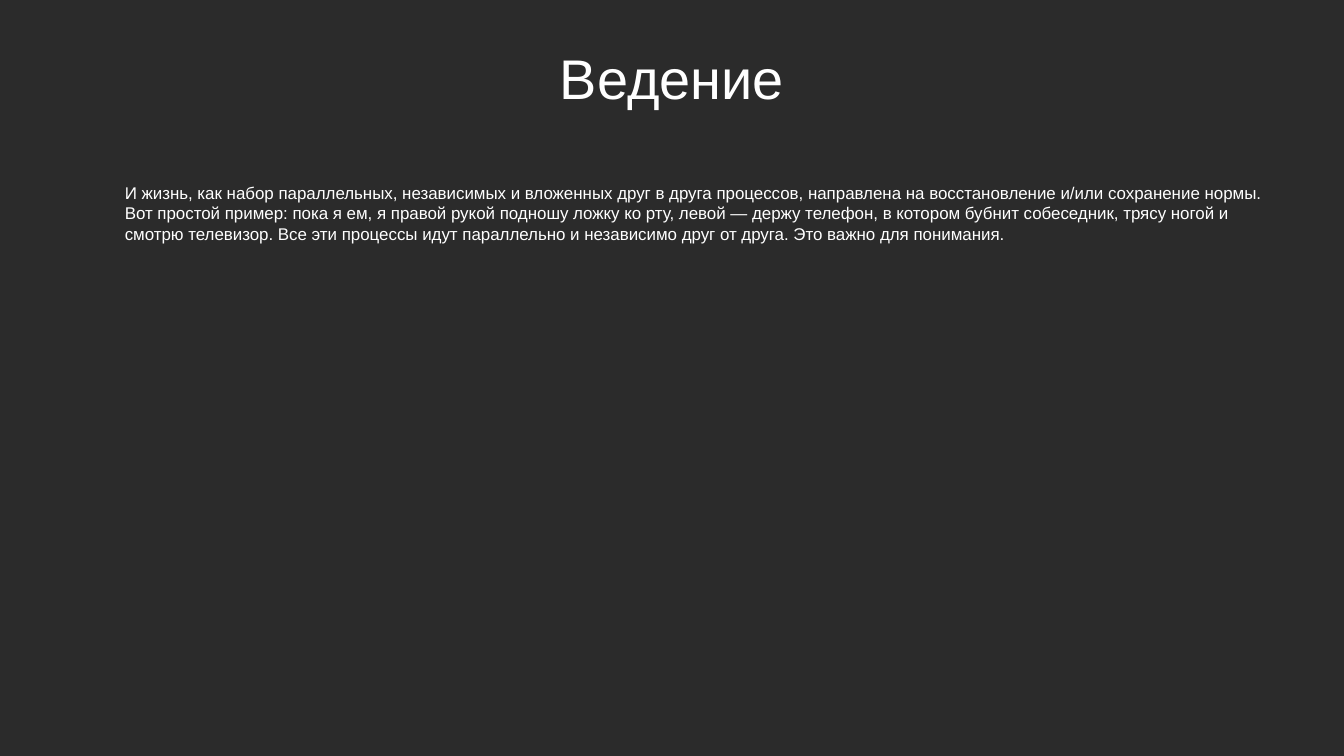
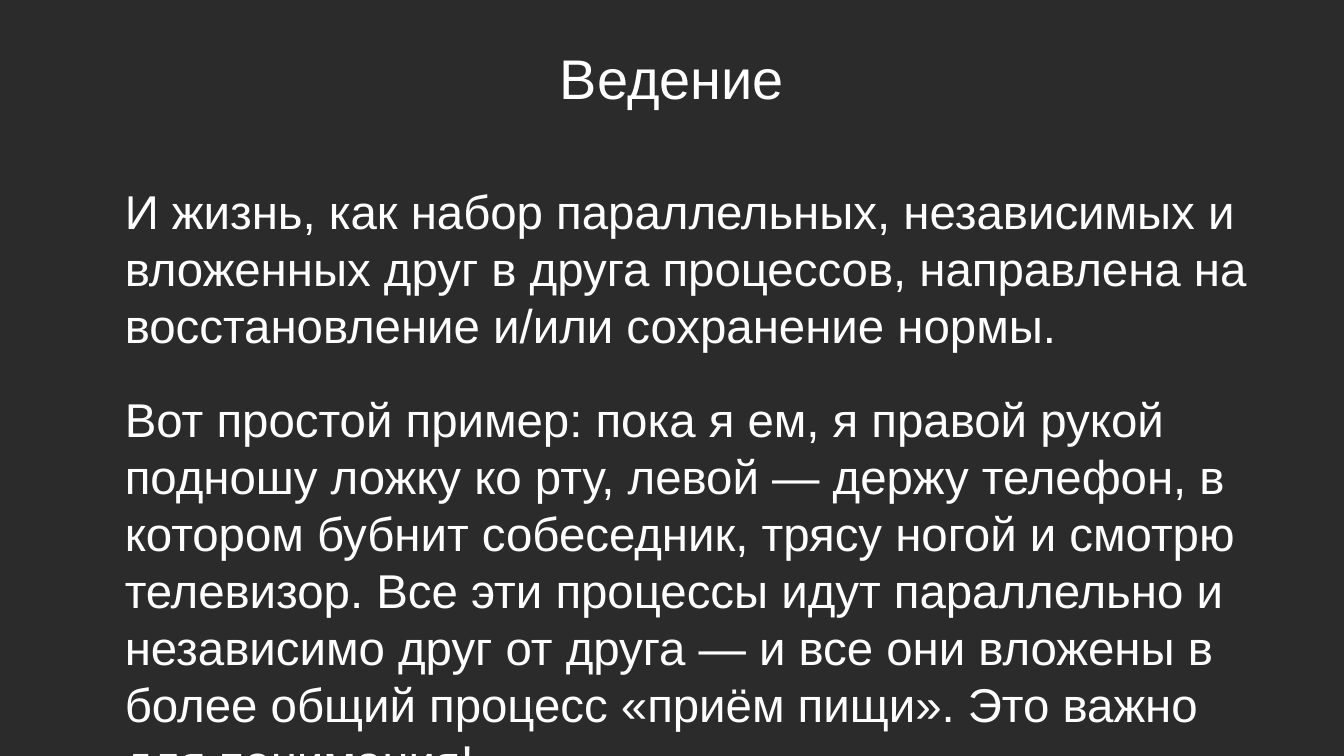
Before and after one commit to Chularev/articles, a slide deck: slide 5 of Psychology/Гомеостаз и мотивация (практика).odp. Drawn at 1344x756 pixels with LibreOffice and Linux fonts; fonts in the diff are those of the drawing; background and template pictures are left out; a plain dark background stands for a picture behind light text. Boxes give left, top, right and bottom in pixels: in the first picture for what was removed or moved away, otherwise in the second. Text is boxed around its words. In the diff, an @@ line names an element or a change of style, - is before the commit and + after.

Commit message:
Tmp

```diff
--- a/Psychology/Гомеостаз и мотивация (практика).odp
+++ b/Psychology/Гомеостаз и мотивация (практика).odp
@@ text at <box>125,194,1247,731</box>: text changed; size 10 to 28 pt @@
-И жизнь, как набор параллельных, независимых и вложенных друг в друга процессов, направлена на восстановление и/или сохранение нормы. Вот простой пример: пока я ем, я правой рукой подношу ложку ко рту, левой — держу телефон, в котором бубнит собеседник, трясу ногой и смотрю телевизор. Все эти процессы идут параллельно и независимо друг от друга. Это важно для понимания.
+И жизнь, как набор параллельных, независимых и вложенных друг в друга процессов, направлена на восстановление и/или сохранение нормы.
+Вот простой пример: пока я ем, я правой рукой подношу ложку ко рту, левой — держу телефон, в котором бубнит собеседник, трясу ногой и смотрю телевизор. Все эти процессы идут параллельно и независимо друг от друга — и все они вложены в более общий процесс «приём пищи». Это важно для понимания!
```
Also in this commit, not shown: 2 slides added.
